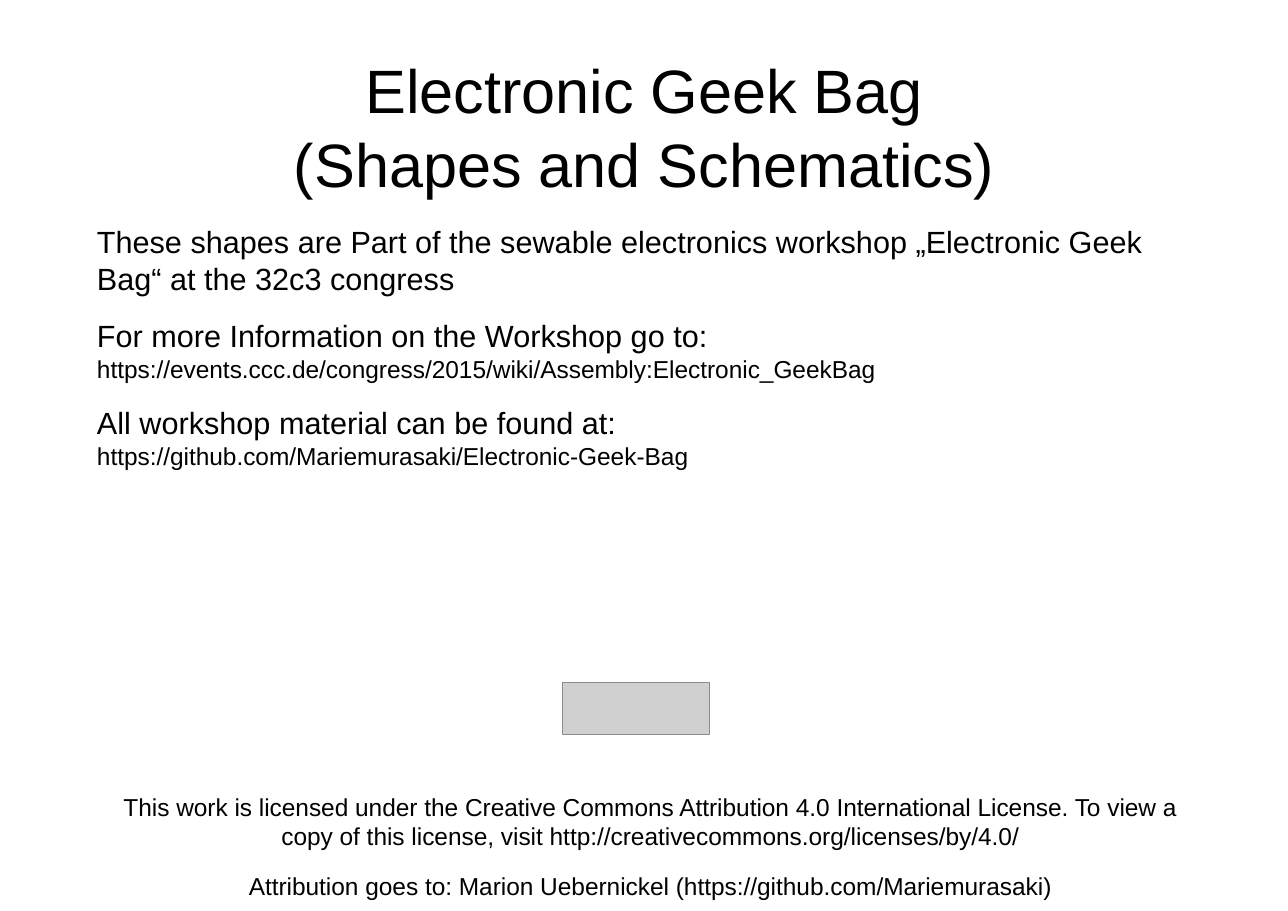
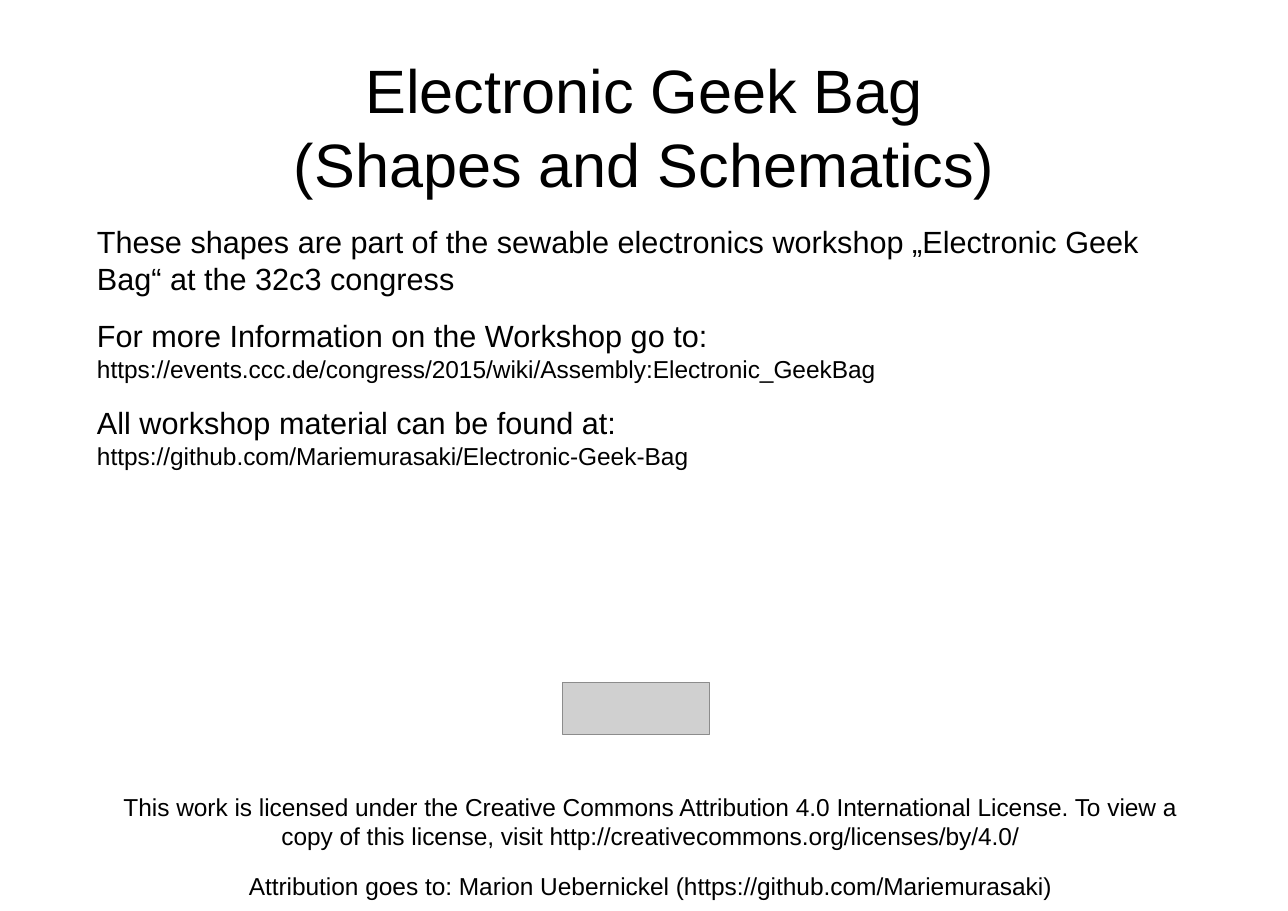
Before and after one commit to Mariemurasaki/Electronic-Geek-Bag, a slide deck: slide 1 of Documentation/source/shapes_landscape.odp. Drawn at 1288x911 pixels with LibreOffice and Linux fonts; fonts in the diff are those of the drawing; grey boxes stand for pictures. Boxes give left, top, right and bottom in pixels: in the first picture for what was removed or moved away, otherwise in the second. Text is boxed around its words. In the diff, an @@ line names an element or a change of style, - is before the commit and + after.

Commit message:
minor shape updates (style changes, spell checking, etc.)

```diff
--- a/Documentation/source/shapes_landscape.odp
+++ b/Documentation/source/shapes_landscape.odp
@@ text at box(97, 230, 1138, 295): text changed @@
-These shapes are Part of the sewable electronics workshop „Electronic Geek Bag“ at the 32c3 congress
+These shapes are part of the sewable electronics workshop „Electronic Geek Bag“ at the 32c3 congress
```
Also in this commit, not shown: 9 other slides changed, 2 other files.
